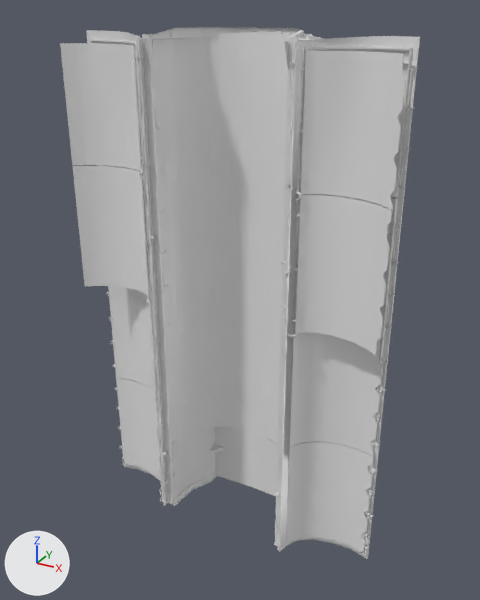
Before and after pictures for a commit that changed the FBX model shuttle_system_parts_redone/unity/shuttle parts redone/Assets/parts/models/cargo.fbx.
Rendered twice from a 50 mm camera at (10.9, -18.3, 10.5) aimed at (0.2, 1.1, 0.8). Arrows for +X, +Y and +Z are at lower left; the lights stay in place. Where no turn or scale is listed for an object, it has been applied to the vertices.

The scene before the commit, as lines of its bpy script (objects in view):
```python
ob_bay13_longeron = bpy.data.objects.new('Bay13_longeron', me_bay13_longeron)
ob_bay13_longeron.location = (0.0, 0.0, 0.02)
ob_left_plbd_ext = bpy.data.objects.new('LEFT_PLBD_EXT', me_left_plbd_ext)
ob_left_plbd_ext.parent = ob_fuselase
ob_left_plbd_ext.location = (-2.694, -0.246, -0.0569)
ob_left_plbd_ext.rotation_euler = (0.0, 0.0, 0.257)  # degrees (0, 0, 15)
ob_port_plb_radiator_1 = bpy.data.objects.new('PORT_PLB_RADIATOR_1', me_port_plb_radiator_1)
ob_port_plb_radiator_1.parent = ob_fuselase
ob_port_plb_radiator_1.location = (-2.694, -0.149, -0.0569)
ob_port_plb_radiator_1.rotation_euler = (0.0, 0.0, 0.675)  # degrees (0, 0, 39)
ob_port_plb_radiator_2 = bpy.data.objects.new('PORT_PLB_RADIATOR_2', me_port_plb_radiator_2)
ob_port_plb_radiator_2.parent = ob_fuselase
ob_port_plb_radiator_2.location = (-2.694, -0.149, -0.0569)
ob_port_plb_radiator_2.rotation_euler = (0.0, 0.0, 0.675)  # degrees (0, 0, 39)
ob_port_plb_radiator_3 = bpy.data.objects.new('PORT_PLB_RADIATOR_3', me_port_plb_radiator_3)
ob_port_plb_radiator_3.parent = ob_fuselase
ob_port_plb_radiator_3.location = (-2.694, -0.246, -0.0569)
ob_port_plb_radiator_3.rotation_euler = (0.0, 0.0, 0.257)  # degrees (0, 0, 15)
ob_port_plb_radiator_4 = bpy.data.objects.new('PORT_PLB_RADIATOR_4', me_port_plb_radiator_4)
ob_port_plb_radiator_4.parent = ob_fuselase
ob_port_plb_radiator_4.location = (-2.694, -0.246, -0.0569)
ob_port_plb_radiator_4.rotation_euler = (0.0, 0.0, 0.257)  # degrees (0, 0, 15)
ob_port_plbd_interior = bpy.data.objects.new('PORT_PLBD_INTERIOR', me_port_plbd_interior)
ob_port_plbd_interior.parent = ob_fuselase
ob_port_plbd_interior.location = (-2.694, -0.246, -0.0569)
ob_port_plbd_interior.rotation_euler = (0.0, 0.0, 0.257)  # degrees (0, 0, 15)
ob_right_plbd_ext = bpy.data.objects.new('RIGHT_PLBD_EXT', me_right_plbd_ext)
ob_right_plbd_ext.parent = ob_fuselase
ob_right_plbd_ext.location = (2.694, -0.246, -0.0569)
ob_right_plbd_ext.rotation_euler = (0.0, 0.0, -0.252)  # degrees (0, 0, -14)
ob_stbd_plb_radiator_1 = bpy.data.objects.new('STBD_PLB_RADIATOR_1', me_stbd_plb_radiator_1)
ob_stbd_plb_radiator_1.parent = ob_fuselase
ob_stbd_plb_radiator_1.location = (2.694, -0.147, -0.0569)
ob_stbd_plb_radiator_1.rotation_euler = (0.0, 0.0, -0.694)  # degrees (0, 0, -40)
# also in view: 'PLB_TCS' at (0.0, 1.4, 0.5); 'PLB_SILL_EQUIPMENT' at (0.0, -0.1, 0.5); 'STBD_PLB_RADIATOR_2' at (4.4, 0.0, 3.0); 'PLB_SILL_LONGERONS' at (0.0, 0.1, 0.5); 'STBD_PLB_RADIATOR_4' at (4.3, 0.5, -6.2)
```
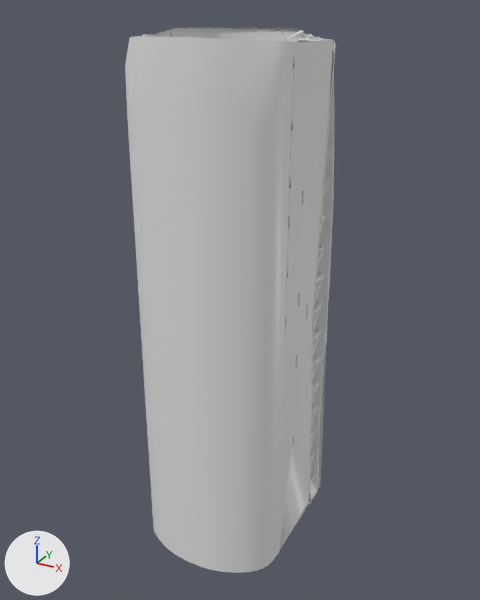
Where the change shows, as pixel boxes (x1, y1, x2, y2) in the pictures (480 x 600 px):
'RIGHT_PLBD_EXT', turned: before (279, 36, 420, 559); after (171, 37, 294, 573)
'LEFT_PLBD_EXT', turned: before (94, 30, 164, 505); after (125, 36, 191, 563)
'STBD_PLB_RADIATOR_1', moved, turned (not visible afterwards): before (297, 50, 405, 210)
'STBD_PLB_RADIATOR_2', moved, turned (not visible afterwards): before (292, 195, 393, 356)
'STBD_PLBD_INTERIOR', turned (not visible afterwards): before (279, 36, 420, 559)
'STBD_PLB_RADIATOR_3', turned (not visible afterwards): before (289, 333, 383, 456)
'PORT_PLB_RADIATOR_1', moved, turned (not visible afterwards): before (60, 43, 142, 171)
'PORT_PLB_RADIATOR_2', moved, turned (not visible afterwards): before (73, 166, 149, 296)
'STBD_PLB_RADIATOR_4', turned (not visible afterwards): before (286, 442, 373, 552)
'PORT_PLB_RADIATOR_3', turned (not visible afterwards): before (110, 286, 156, 393)
'PORT_PLB_RADIATOR_4', turned (not visible afterwards): before (118, 378, 162, 490)
'PORT_PLBD_INTERIOR', turned (not visible afterwards): before (86, 30, 163, 503)
'STBD_FWD_RADIATOR_COO', turned (not visible afterwards): before (295, 49, 304, 248)
'PLB_TCS', unchanged, covered by the edit: before (152, 33, 304, 496); after (198, 33, 304, 43)
'113', unchanged, uncovered by the edit: before (137, 41, 294, 532); after (279, 39, 333, 551)
'Bay13_longeron', unchanged, covered by the edit: before (148, 39, 291, 535)
'cargobay', unchanged, uncovered by the edit: after (309, 40, 336, 501)

Edits to the bpy script that builds the scene:
```text
Change ob_stbd_plb_radiator_3:
    ob_stbd_plb_radiator_3.rotation_euler: (0.0, 0.0, -0.252) -> (0.0, 0.0, -3.142)  # degrees (0, 0, -14) -> degrees (0, 0, -180)
Change ob_stbd_plb_radiator_4:
    ob_stbd_plb_radiator_4.rotation_euler: (0.0, 0.0, -0.252) -> (0.0, 0.0, -3.142)  # degrees (0, 0, -14) -> degrees (0, 0, -180)
Change ob_port_plb_radiator_3:
    ob_port_plb_radiator_3.rotation_euler: (0.0, 0.0, 0.257) -> (0.0, 0.0, -3.142)  # degrees (0, 0, 15) -> degrees (0, 0, -180)
Change ob_right_plbd_ext:
    ob_right_plbd_ext.rotation_euler: (0.0, 0.0, -0.252) -> (0.0, 0.0, -3.142)  # degrees (0, 0, -14) -> degrees (0, 0, -180)
Change ob_port_plb_radiator_2:
    ob_port_plb_radiator_2.location: (-2.694, -0.149, -0.0569) -> (-2.694, -0.246, -0.0569)
    ob_port_plb_radiator_2.rotation_euler: (0.0, 0.0, 0.675) -> (0.0, 0.0, -3.142)  # degrees (0, 0, 39) -> degrees (0, 0, -180)
Change ob_left_plbd_ext:
    ob_left_plbd_ext.rotation_euler: (0.0, 0.0, 0.257) -> (0.0, 0.0, -3.142)  # degrees (0, 0, 15) -> degrees (0, 0, -180)
Change ob_port_plb_radiator_4:
    ob_port_plb_radiator_4.rotation_euler: (0.0, 0.0, 0.257) -> (0.0, 0.0, -3.142)  # degrees (0, 0, 15) -> degrees (0, 0, -180)
Change ob_stbd_plbd_interior:
    ob_stbd_plbd_interior.rotation_euler: (0.0, 0.0, -0.252) -> (0.0, 0.0, -3.142)  # degrees (0, 0, -14) -> degrees (0, 0, -180)
Change ob_stbd_plb_radiator_1:
    ob_stbd_plb_radiator_1.location: (2.694, -0.147, -0.0569) -> (2.694, -0.246, -0.0569)
    ob_stbd_plb_radiator_1.rotation_euler: (0.0, 0.0, -0.694) -> (0.0, 0.0, -3.142)  # degrees (0, 0, -40) -> degrees (0, 0, -180)
Change ob_port_plb_radiator_1:
    ob_port_plb_radiator_1.location: (-2.694, -0.149, -0.0569) -> (-2.694, -0.246, -0.0569)
    ob_port_plb_radiator_1.rotation_euler: (0.0, 0.0, 0.675) -> (0.0, 0.0, -3.142)  # degrees (0, 0, 39) -> degrees (0, 0, -180)
Change ob_stbd_plb_radiator_2:
    ob_stbd_plb_radiator_2.location: (2.694, -0.147, -0.0569) -> (2.694, -0.246, -0.0569)
    ob_stbd_plb_radiator_2.rotation_euler: (0.0, 0.0, -0.694) -> (0.0, 0.0, -3.142)  # degrees (0, 0, -40) -> degrees (0, 0, -180)
Change ob_stbd_fwd_radiator_coo:
    ob_stbd_fwd_radiator_coo.rotation_euler: (0.0, 0.0, -0.252) -> (0.0, 0.0, -3.142)  # degrees (0, 0, -14) -> degrees (0, 0, -180)
Change ob_port_plbd_interior:
    ob_port_plbd_interior.rotation_euler: (0.0, 0.0, 0.257) -> (0.0, 0.0, -3.142)  # degrees (0, 0, 15) -> degrees (0, 0, -180)
```
